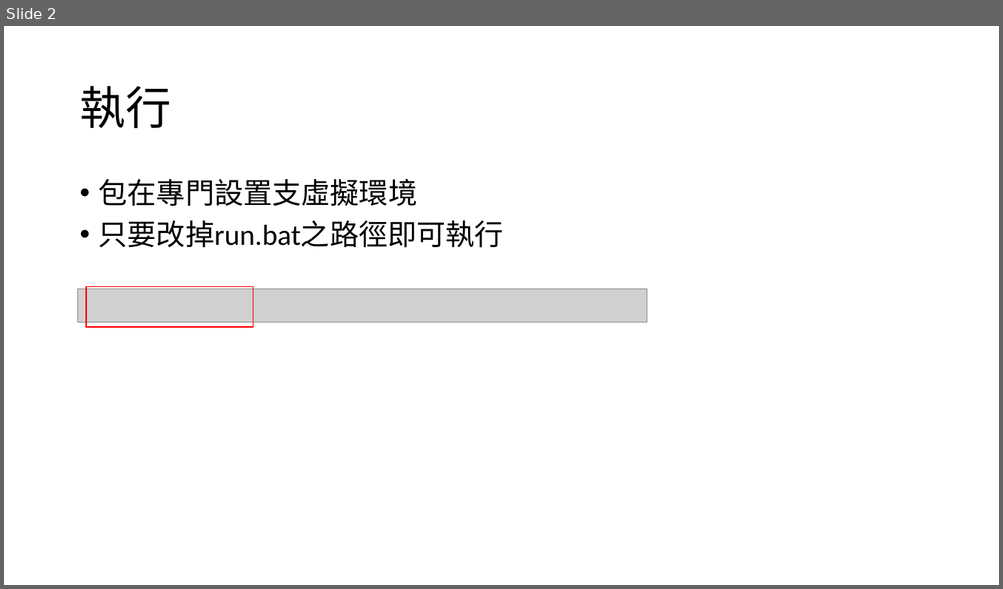
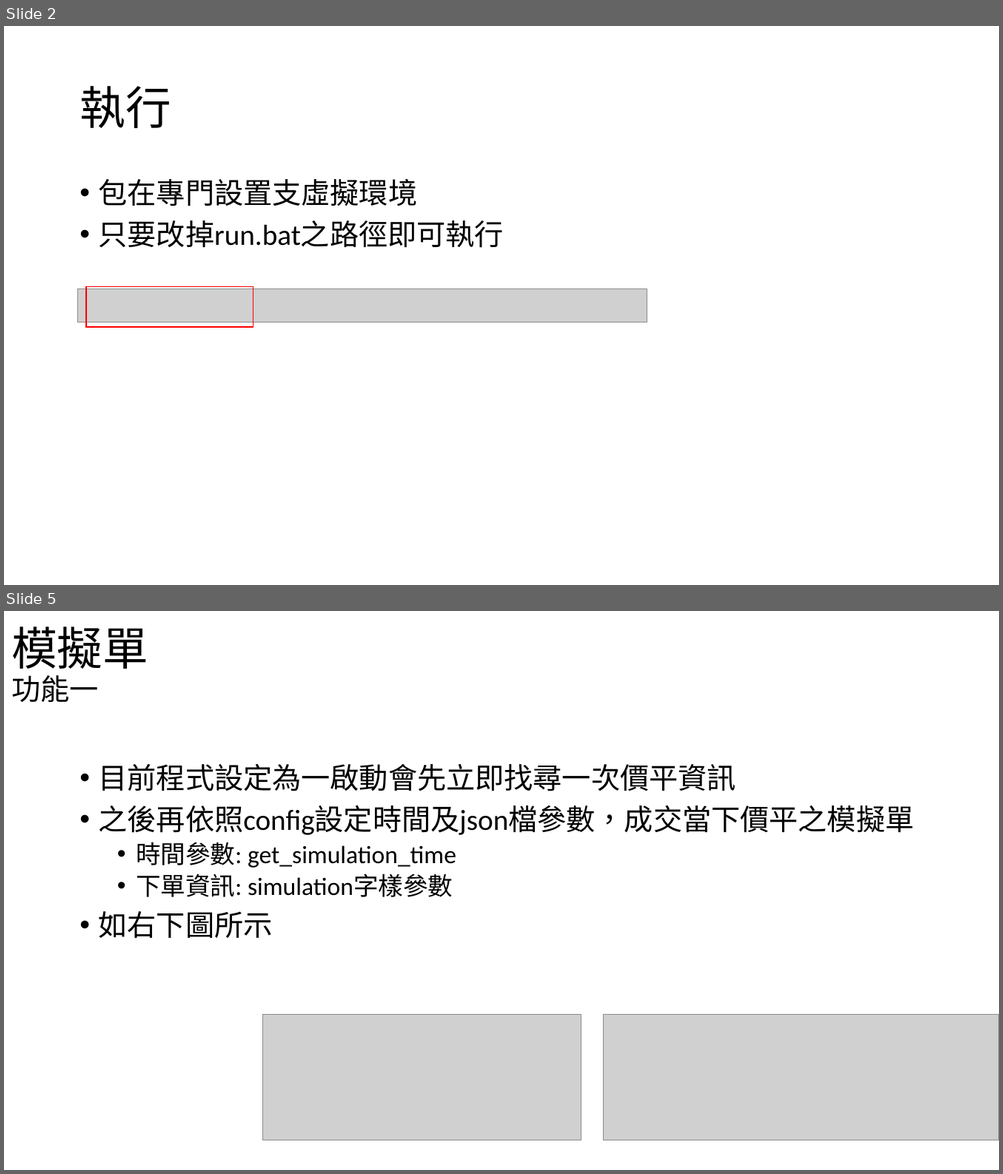
Before and after one commit to youthink0/shioaji-options, a slide deck: 選擇權自動化.pptx. Shown one above the other, each under a label of ours: slide 2 before the commit, slides 2 and 5 after it; the slides between them are not shown. The pictures are 1003x589 and 1003x1174 pixels, drawn with LibreOffice and Linux fonts; fonts in the diff are those of the drawing; grey boxes stand for pictures. Boxes give left, top, right and bottom in pixels: in the first picture for what was removed or moved away, otherwise in the second. Text is boxed around its words. In the diff, an @@ line names an element or a change of style, - is before the commit and + after.

```diff
--- a/選擇權自動化.pptx
+++ b/選擇權自動化.pptx
@@ slide 5 added at bbox=[4, 611, 999, 1170], background #FFFFFF @@
@@ text added at bbox=[11, 627, 148, 702], 44 pt, text #000000 @@
+模擬單
+功能一
@@ text added at bbox=[99, 764, 914, 939], 28 pt, text #000000 @@
+• 目前程式設定為一啟動會先立即找尋一次價平資訊
+• 之後再依照config設定時間及json檔參數，成交當下價平之模擬單
+  • 時間參數: get_simulation_time
+  • 下單資訊: simulation字樣參數
+• 如右下圖所示
@@ picture added at bbox=[263, 1015, 580, 1141] @@
@@ picture added at bbox=[603, 1015, 999, 1141] @@
```
Also in this commit, not shown: 2 slides changed, 8 other slides added, 9 other files.
